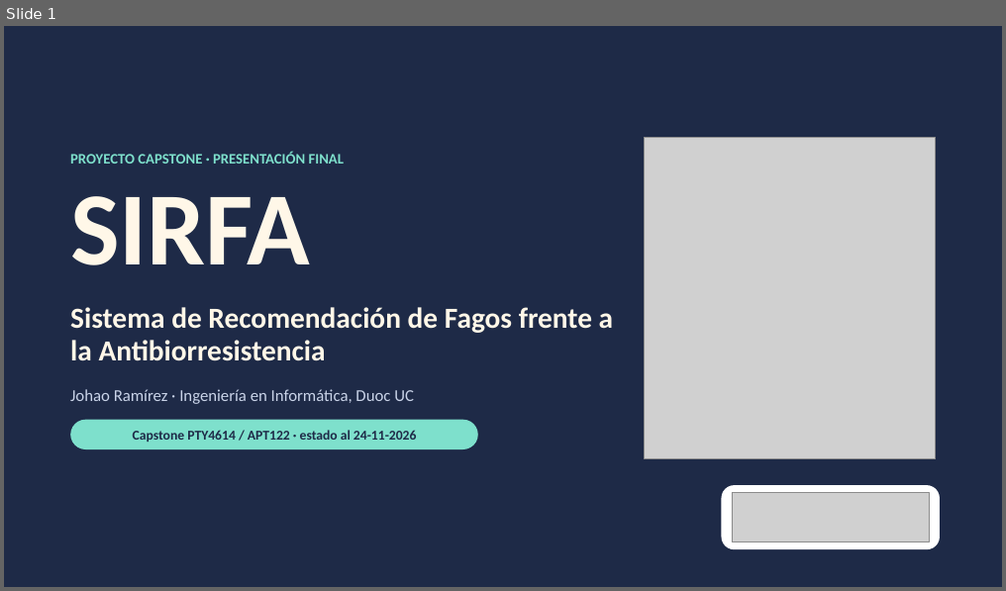
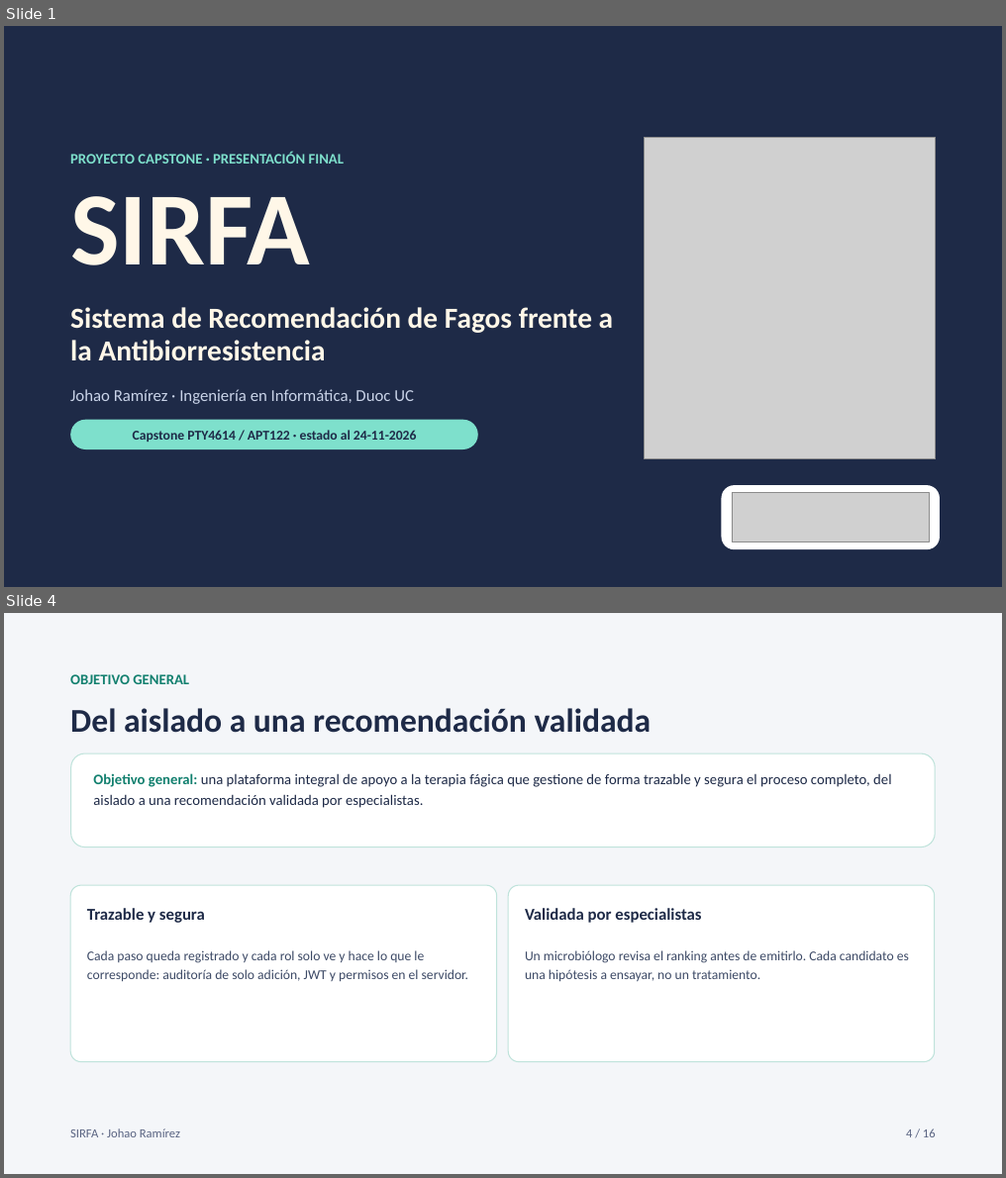
Before and after one commit to johao21/Capstone, a slide deck: Fase 3/3.4_APT122_PresentacionFinal_JohaoRamirez.pptx. Shown one above the other, each under a label of ours: slide 1 before the commit, slides 1 and 4 after it; the slides between them are not shown. The pictures are 1006x591 and 1006x1178 pixels, drawn with LibreOffice and Linux fonts; fonts in the diff are those of the drawing; grey boxes stand for pictures. Boxes give left, top, right and bottom in pixels: in the first picture for what was removed or moved away, otherwise in the second. Text is boxed around its words. In the diff, an @@ line names an element or a change of style, - is before the commit and + after.

```diff
--- a/Fase 3/3.4_APT122_PresentacionFinal_JohaoRamirez.pptx
+++ b/Fase 3/3.4_APT122_PresentacionFinal_JohaoRamirez.pptx
@@ slide 4 added at (4,613,1002,1174), background #F4F6F9 @@
@@ text added at (70,674,189,684), 14 pt, text #12806F, bold @@
+OBJETIVO GENERAL
@@ title added at (70,708,651,733), 32 pt, text #1E2A47, bold @@
+Del aislado a una recomendación validada
@@ rounded rectangle added at (71,754,936,848), fill #FFFFFF, outline #BFE3DB 1 pt, 14 pt, text #1E2A47 @@
+Objetivo general: una plataforma integral de apoyo a la terapia fágica que gestione de forma trazable y segura el proceso completo, del aislado a una recomendación validada por especialistas.
@@ rounded rectangle added at (70,885,497,1062), fill #FFFFFF, outline #BFE3DB 1 pt @@
@@ text added at (87,908,205,923), 16 pt, text #1E2A47, bold @@
+Trazable y segura
@@ rounded rectangle added at (509,885,935,1062), fill #FFFFFF, outline #BFE3DB 1 pt @@
@@ text added at (525,908,701,923), 16 pt, text #1E2A47, bold @@
+Validada por especialistas
@@ text added at (87,951,468,981), 13 pt, text #3D4A66 @@
+Cada paso queda registrado y cada rol solo ve y hace lo que le corresponde: auditoría de solo adición, JWT y permisos en el servidor.
@@ text added at (525,951,909,981), 13 pt, text #3D4A66 @@
+Un microbiólogo revisa el ranking antes de emitirlo. Cada candidato es una hipótesis a ensayar, no un tratamiento.
@@ text added at (70,1129,180,1138), 12 pt, text #5A6482 @@
+SIRFA · Johao Ramírez
@@ text added at (906,1129,936,1138), 12 pt, text #5A6482 @@
+4 / 16
```
Also in this commit, not shown: 11 slides changed, 4 other slides added, 2 slides removed, 4 other files.
